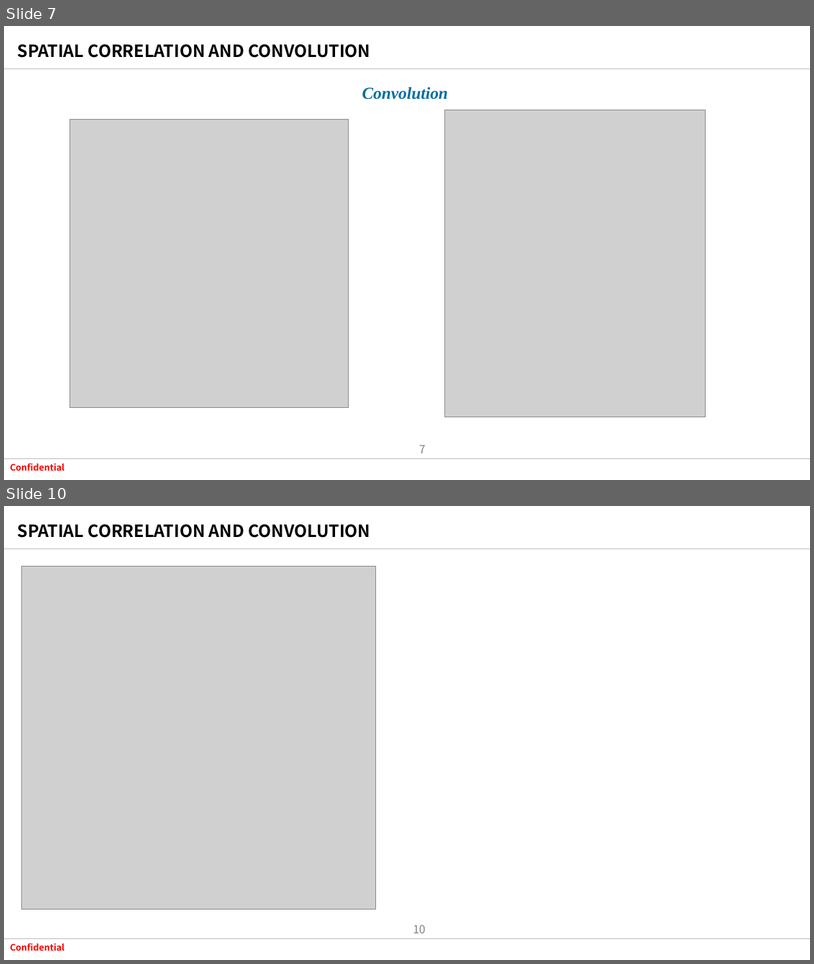
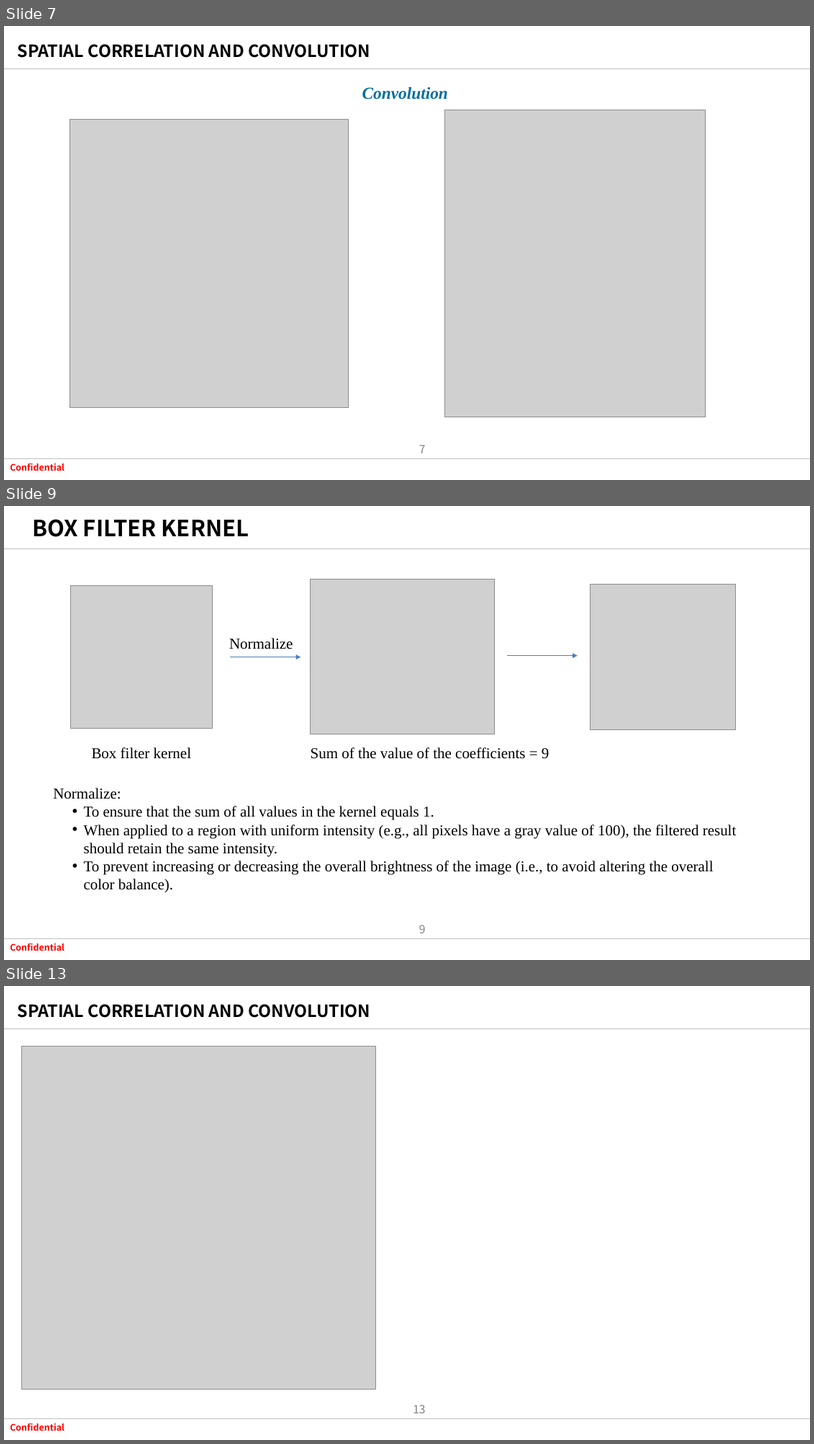
Before and after one commit to tuananh020400/FresherXavisTech, a slide deck: Document/SlideWeek2/Spatial Filltering .pptx. Shown one above the other, each under a label of ours: slides 7 and 10 before the commit, slides 7, 9 and 13 after it; the slides between them are not shown. The pictures are 814x964 and 814x1444 pixels, drawn with LibreOffice and Linux fonts; fonts in the diff are those of the drawing; grey boxes stand for pictures; background and template pictures are left out. Boxes give left, top, right and bottom in pixels: in the first picture for what was removed or moved away, otherwise in the second. Text is boxed around its words. In the diff, an @@ line names an element or a change of style, - is before the commit and + after.

Commit message:
Box filter

```diff
--- a/Document/SlideWeek2/Spatial Filltering .pptx
+++ b/Document/SlideWeek2/Spatial Filltering .pptx
@@ slide 9 added at (4,506,810,960), background #FFFFFF; not listed: 4 template elements that a slide beside it also shows @@
@@ title added at (32,519,250,537), 26.6 pt, text #000000, bold @@
+BOX FILTER KERNEL
@@ picture added at (70,586,213,728) @@
@@ picture added at (310,579,494,734) @@
@@ picture added at (590,584,736,730) @@
@@ text added at (229,638,293,649), 18 pt, text #000000 @@
+Normalize
@@ arrow added from (507, 656) to (578, 656), #4B7EBC 0.75 pt @@
@@ arrow added from (230, 657) to (301, 657), #4B7EBC 0.75 pt @@
@@ text added at (92,747,191,759), 18 pt, text #000000 @@
+Box filter kernel
@@ text added at (311,747,549,759), 18 pt, text #000000 @@
+Sum of the value of the coefficients = 9
@@ text added at (53,788,737,893), 18 pt, text #000000 @@
+Normalize:
+• To ensure that the sum of all values in the kernel equals 1.
+• When applied to a region with uniform intensity (e.g., all pixels have a gray value of 100), the filtered result should retain the same intensity.
+• To prevent increasing or decreasing the overall brightness of the image (i.e., to avoid altering the overall color balance).
@@ what was slide 10 is now slide 13 @@
@@ page number at (413,1404,425,1413): text changed @@
-10
+13
```
Also in this commit, not shown: 4 slides changed, 2 other slides added, 3 slides removed, 3 other files.
